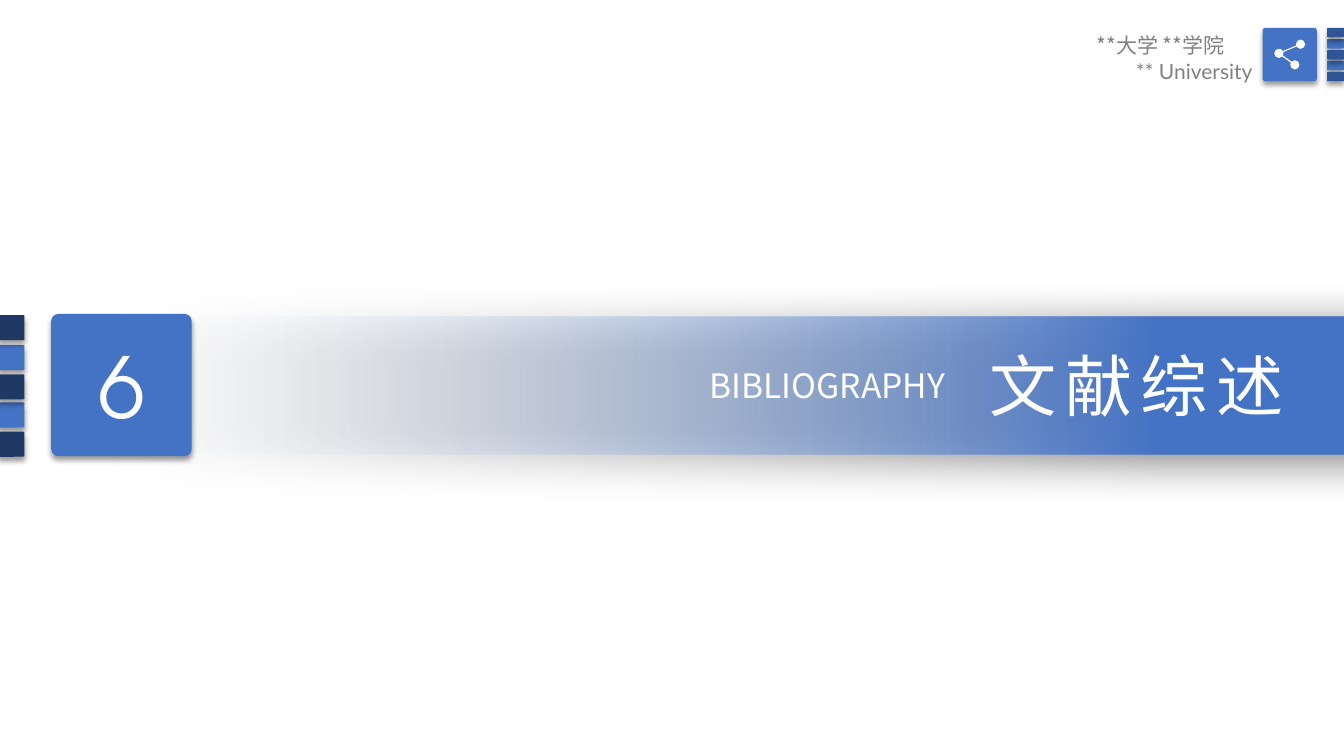
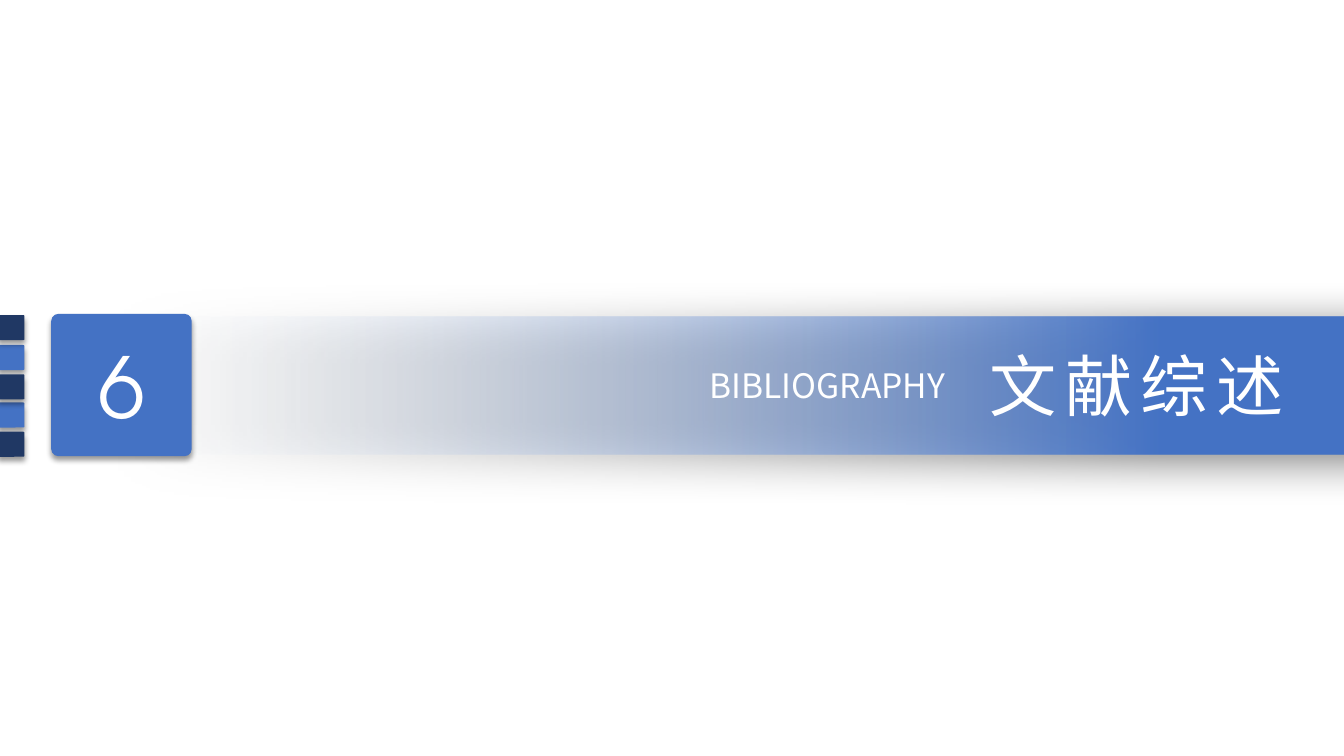
Before and after one commit to ninghui-qin/2020project, a slide deck: slide 23 of 跳频扩频/答辩/清新毕业论文答辩PPT模板2.pptx. Drawn at 1344x756 pixels with LibreOffice and Linux fonts; fonts in the diff are those of the drawing; background and template pictures are left out. Boxes give left, top, right and bottom in pixels: in the first picture for what was removed or moved away, otherwise in the second. Text is boxed around its words. In the diff, an @@ line names an element or a change of style, - is before the commit and + after.

```diff
--- a/跳频扩频/答辩/清新毕业论文答辩PPT模板2.pptx
+++ b/跳频扩频/答辩/清新毕业论文答辩PPT模板2.pptx
@@ group removed at [1096,28,1344,83]: 6 rounded rectangles, 1 freeform shape, 1 text @@
-**大学 **学院
-** University
```
Also in this commit, not shown: 22 other slides changed, 1 slide removed, 9 other files.
